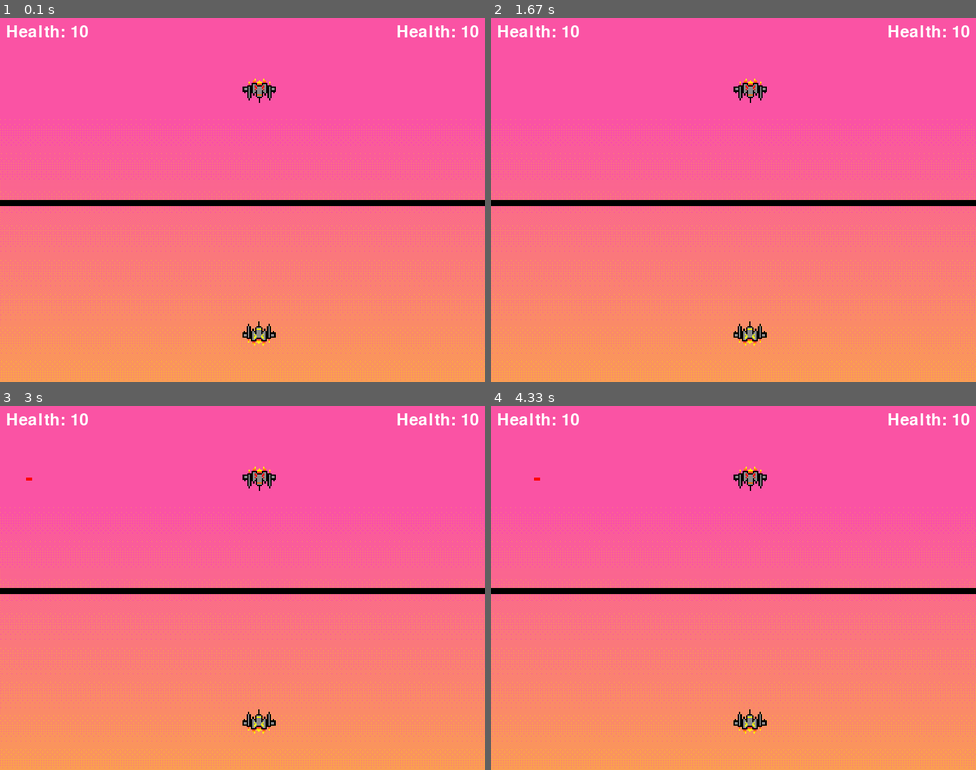
Above: before the commit, frames 1-4 (two rows, left to right).
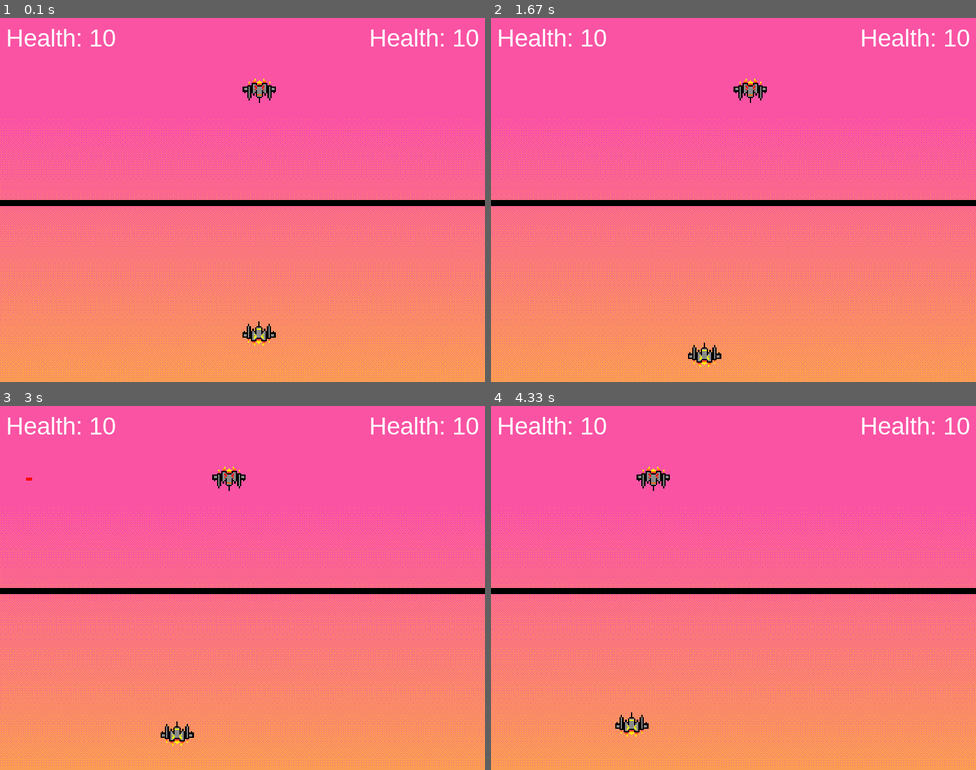
Above: after the commit, the same moments.

Repository: MB-KiddA/Pygame-editing
Game: pygame game, started from PygameForBeginners-main/main.py
Two runs of this game, one before a commit and one after it. Both use one fixed random seed, a clock stepped at 60 frames per second and the inputs below.
Inputs:
- Up to frame 1 (0.1 s): no input
- Up to frame 2 (1.67 s): tap F at 0.33, 0.73, 1.03, 1.23, 1.53 s; hold G 0.67-1.13 s
- Up to frame 3 (3 s): tap F at 1.73, 2.07, 2.37, 2.9 s; tap Right Ctrl at 2.15 s; tap T at 2.5 s; hold 4 from 2.83 s (still down)
- Up to frame 4 (4.33 s): tap F at 3.2, 3.47, 3.77, 4.03 s; release 4 at 3.37 s; tap Right Ctrl at 3.55 s; tap T at 4.12 s

The runs differ from the first frame. In frame 1, 1.1% of the frame differs, in the area x 1-99%, y 2-8%; in frame 2, 1.5%; in frame 3, 2.0%; in frame 4, 2.0%, in the area x 1-99%, y 2-91%.

Commit message:
changed sfx

Diff:
--- a/PygameForBeginners-main/main.py
+++ b/PygameForBeginners-main/main.py
@@ -14,11 +14,11 @@
 
 BORDER = pygame.Rect(0, HEIGHT // 2, WIDTH, 10)
 
-#BULLET_HIT_SOUND = pygame.mixer.Sound('Assets/Grenade+1.mp3')
-#BULLET_FIRE_SOUND = pygame.mixer.Sound('Assets/Gun+Silencer.mp3')
+#BULLET_HIT_SOUND = pygame.mixer.Sound('Assets/Bonk_Sound_Effect.mp3')
+#BULLET_FIRE_SOUND = pygame.mixer.Sound('Assets/Boing.mp3')
 
-HEALTH_FONT = pygame.font.SysFont('comicsans', 40)
-WINNER_FONT = pygame.font.SysFont('comicsans', 100)
+HEALTH_FONT = pygame.font.SysFont('arial', 40)
+WINNER_FONT = pygame.font.SysFont('arial', 100)
 
 FPS = 60
 VEL = 5
@@ -67,24 +67,24 @@
 
 
 def yellow_handle_movement(keys_pressed, yellow):
-    if keys_pressed[pygame.K_a] and yellow.x - VEL > 0:  # LEFT
+    if keys_pressed[pygame.K_f] and yellow.x - VEL > 0:  # LEFT
         yellow.x -= VEL
-    if keys_pressed[pygame.K_d] and yellow.x + VEL < 740:  # RIGHT
+    if keys_pressed[pygame.K_h] and yellow.x + VEL < 740:  # RIGHT
         yellow.x += VEL
-    if keys_pressed[pygame.K_w] and yellow.y - VEL > BORDER.y:  # UP
+    if keys_pressed[pygame.K_t] and yellow.y - VEL > BORDER.y:  # UP
         yellow.y -= VEL
-    if keys_pressed[pygame.K_s] and yellow.y + VEL + yellow.height < HEIGHT - 20:  # DOWN
+    if keys_pressed[pygame.K_g] and yellow.y + VEL + yellow.height < HEIGHT - 20:  # DOWN
         yellow.y += VEL
 
 
 def red_handle_movement(keys_pressed, red):
-    if keys_pressed[pygame.K_LEFT] and red.x - VEL > 0:  # LEFT
+    if keys_pressed[pygame.K_KP4] and red.x - VEL > 0:  # LEFT
         red.x -= VEL
-    if keys_pressed[pygame.K_RIGHT] and red.x + VEL < 740:  # RIGHT
+    if keys_pressed[pygame.K_KP6] and red.x + VEL < 740:  # RIGHT
         red.x += VEL
-    if keys_pressed[pygame.K_UP] and red.y - VEL > 0:  # UP
+    if keys_pressed[pygame.K_KP8] and red.y - VEL > 0:  # UP
         red.y -= VEL
-    if keys_pressed[pygame.K_DOWN] and red.y + VEL < BORDER.y - 30:  # DOWN
+    if keys_pressed[pygame.K_KP5] and red.y + VEL < BORDER.y - 30:  # DOWN
         red.y += VEL
 
 
@@ -102,7 +102,7 @@
         if yellow.colliderect(bullet):
             pygame.event.post(pygame.event.Event(YELLOW_HIT))
             red_bullets.remove(bullet)
-        elif bullet.x < 0:
+        elif bullet.y < 0:
             red_bullets.remove(bullet)
 
 
Not shown, added: PygameForBeginners-main/Assets/Boing.mp3
